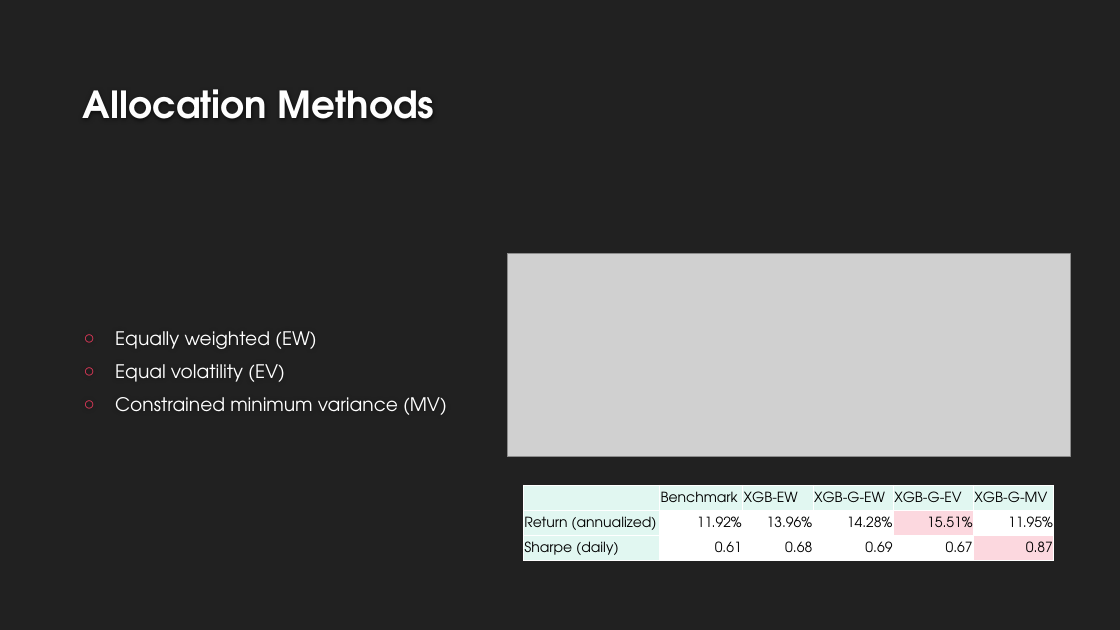
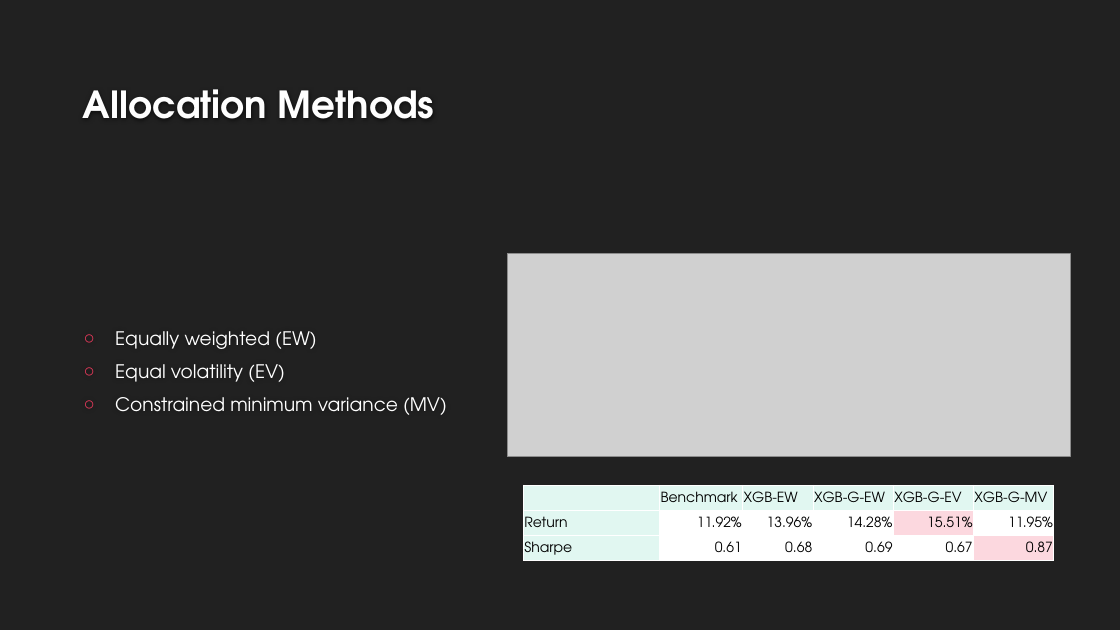
Before and after one commit to Tirbo06/Algothon-BlackRock-2019, a slide deck: slide 7 of Presentation Final.pptx. Drawn at 1120x630 pixels with LibreOffice and Linux fonts; fonts in the diff are those of the drawing; grey boxes stand for pictures; background and template pictures are left out. Boxes give left, top, right and bottom in pixels: in the first picture for what was removed or moved away, otherwise in the second. Text is boxed around its words. In the diff, an @@ line names an element or a change of style, - is before the commit and + after.

```diff
--- a/Presentation Final.pptx
+++ b/Presentation Final.pptx
@@ table at (x1=523, y1=486, x2=1055, y2=561) @@
-row 2, column 1: Return (annualized)
+row 2, column 1: Return
-row 3, column 1: Sharpe (daily)
+row 3, column 1: Sharpe
```
